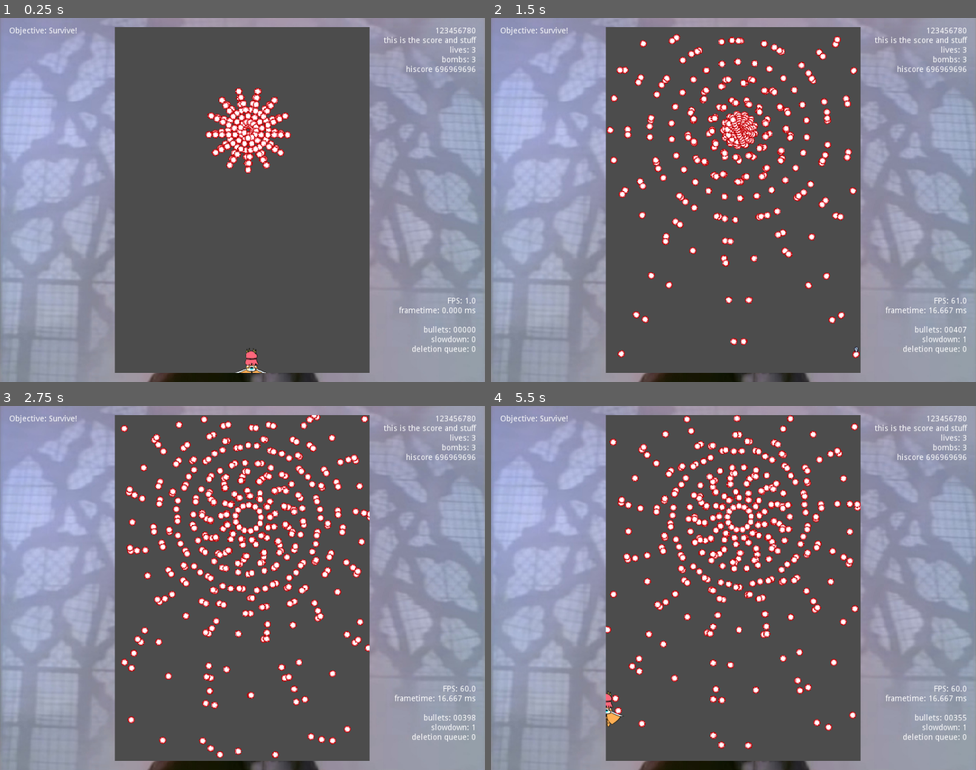
Above: before the commit, frames 1-4 (two rows, left to right).
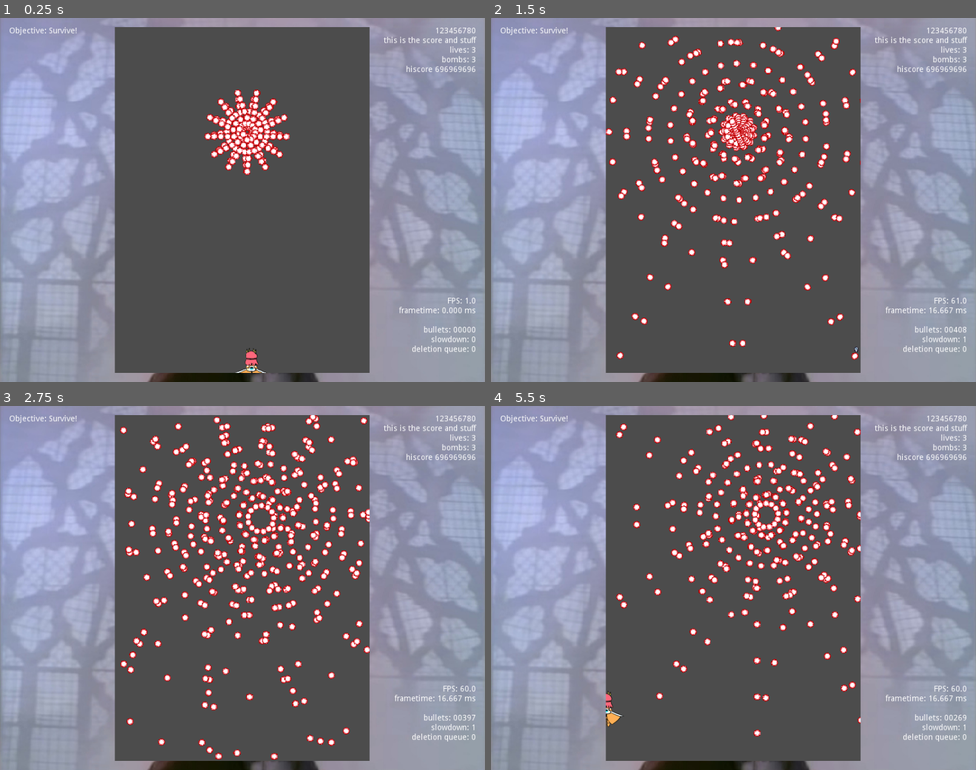
Above: after the commit, the same moments.

Repository: lapspider45/KumoCollab
Game: Godot game, scene res://game/Main.tscn
Same seed, same stepped clock (60 frames per second), same inputs: the game is played once before the commit and once after it. The engine's default icon, where the game draws it, is replaced by a stand-in: a white triangle on a blue panel in a dark square.
Inputs:
- Up to frame 1 (0.25 s): no input
- Up to frame 2 (1.5 s): tap Enter at 0.5 s; hold Right (right) 0.53-1.28 s; hold X (bomb) 0.53-1.28 s; hold Down (down) from 1.28 s (still down); tap Z (shoot) at 1.35 s
- Up to frame 3 (2.75 s): release Down (down) at 2.03 s; hold Right (right) from 2.03 s (still down); hold Shift (slow) from 2.03 s (still down)
- Up to frame 4 (5.5 s): release Right (right) at 2.78 s; release Shift (slow) at 2.78 s; hold Up (up) 2.78-3.53 s; tap X (bomb) at 2.85 s; hold Z (shoot) 3.53-4.28 s; hold Left (left) 3.53-5.03 s; tap Shift (slow) at 4.35 s; hold Down (down) from 5.03 s (still down); hold X (bomb) from 5.03 s (still down)

The runs differ from the first frame. In frame 1, 2.0% of the frame differs, in the area x 42-60%, y 19-44%; in frame 2, 5.8%; in frame 3, 10%; in frame 4, 10%, in the area x 23-98%, y 2-95%.

Commit message:
move Pattern.tscn into game/patterns/

Diff:
--- a/game/Pattern.tscn
+++ b/game/patterns/Pattern.tscn
@@ -1,6 +1,6 @@
 [gd_scene load_steps=2 format=2]
 
-[ext_resource path="res://game/Pattern.gd" type="Script" id=1]
+[ext_resource path="res://game/patterns/Pattern.gd" type="Script" id=1]
 
 [node name="Pattern" type="Node2D"]
 script = ExtResource( 1 )
--- a/game/patterns/lana/Easy1.tscn
+++ b/game/patterns/lana/Easy1.tscn
@@ -1,6 +1,6 @@
 [gd_scene load_steps=11 format=2]
 
-[ext_resource path="res://game/Pattern.tscn" type="PackedScene" id=1]
+[ext_resource path="res://game/patterns/Pattern.tscn" type="PackedScene" id=1]
 [ext_resource path="res://game/spawner/BulletSpawner.gd" type="Script" id=2]
 [ext_resource path="res://game/patterns/lana/BulletSpawnerLanaPattern.gd" type="Script" id=3]
 [ext_resource path="res://utils/TickedAnimationPlayer.gd" type="Script" id=4]
--- a/game/patterns/lana/Hard1.tscn
+++ b/game/patterns/lana/Hard1.tscn
@@ -1,6 +1,6 @@
 [gd_scene load_steps=9 format=2]
 
-[ext_resource path="res://game/Pattern.tscn" type="PackedScene" id=1]
+[ext_resource path="res://game/patterns/Pattern.tscn" type="PackedScene" id=1]
 [ext_resource path="res://game/spawner/BulletSpawner.gd" type="Script" id=2]
 [ext_resource path="res://game/patterns/lana/BulletSpawnerLanaPattern.gd" type="Script" id=3]
 [ext_resource path="res://utils/TickedAnimationPlayer.gd" type="Script" id=4]
--- a/game/patterns/lana/Medium1.tscn
+++ b/game/patterns/lana/Medium1.tscn
@@ -1,6 +1,6 @@
 [gd_scene load_steps=11 format=2]
 
-[ext_resource path="res://game/Pattern.tscn" type="PackedScene" id=1]
+[ext_resource path="res://game/patterns/Pattern.tscn" type="PackedScene" id=1]
 [ext_resource path="res://game/spawner/BulletSpawner.gd" type="Script" id=2]
 [ext_resource path="res://game/patterns/lana/BulletSpawnerLanaPattern.gd" type="Script" id=3]
 [ext_resource path="res://utils/TickedAnimationPlayer.gd" type="Script" id=4]
--- a/game/patterns/test/Easy.tscn
+++ b/game/patterns/test/Easy.tscn
@@ -5,7 +5,7 @@
 [ext_resource path="res://utils/TickedAnimationPlayer.gd" type="Script" id=3]
 [ext_resource path="res://game/patterns/test/TestPattern.gd" type="Script" id=4]
 [ext_resource path="res://icon.png" type="Texture" id=5]
-[ext_resource path="res://game/Pattern.tscn" type="PackedScene" id=6]
+[ext_resource path="res://game/patterns/Pattern.tscn" type="PackedScene" id=6]
 
 [sub_resource type="Animation" id=1]
 length = 0.001
--- a/game/patterns/test/Hard.tscn
+++ b/game/patterns/test/Hard.tscn
@@ -1,6 +1,6 @@
 [gd_scene load_steps=11 format=2]
 
-[ext_resource path="res://game/Pattern.tscn" type="PackedScene" id=1]
+[ext_resource path="res://game/patterns/Pattern.tscn" type="PackedScene" id=1]
 [ext_resource path="res://game/spawner/BulletSpawner.tscn" type="PackedScene" id=2]
 [ext_resource path="res://game/spawner/BulletSpawner.gd" type="Script" id=3]
 [ext_resource path="res://utils/TickedAnimationPlayer.gd" type="Script" id=4]
--- a/game/patterns/test/Medium.tscn
+++ b/game/patterns/test/Medium.tscn
@@ -1,6 +1,6 @@
 [gd_scene load_steps=11 format=2]
 
-[ext_resource path="res://game/Pattern.tscn" type="PackedScene" id=1]
+[ext_resource path="res://game/patterns/Pattern.tscn" type="PackedScene" id=1]
 [ext_resource path="res://game/spawner/BulletSpawner.tscn" type="PackedScene" id=2]
 [ext_resource path="res://game/spawner/BulletSpawner.gd" type="Script" id=3]
 [ext_resource path="res://utils/TickedAnimationPlayer.gd" type="Script" id=4]
--- a/game/patterns/test/PolygonPattern.tscn
+++ b/game/patterns/test/PolygonPattern.tscn
@@ -1,6 +1,6 @@
-[gd_scene load_steps=7 format=2]
+[gd_scene load_steps=9 format=2]
 
-[ext_resource path="res://game/Pattern.tscn" type="PackedScene" id=1]
+[ext_resource path="res://game/patterns/Pattern.tscn" type="PackedScene" id=1]
 [ext_resource path="res://game/patterns/test/PolygonPattern.gd" type="Script" id=2]
 [ext_resource path="res://game/spawner/BulletSpawner.tscn" type="PackedScene" id=3]
 [ext_resource path="res://game/spawner/PolygonSpawner.gd" type="Script" id=4]
@@ -26,6 +26,38 @@
 } ]
 }
 
+[sub_resource type="Animation" id=2]
+length = 0.001
+tracks/0/type = "value"
+tracks/0/path = NodePath("BulletSpawner:position")
+tracks/0/interp = 1
+tracks/0/loop_wrap = true
+tracks/0/imported = false
+tracks/0/enabled = true
+tracks/0/keys = {
+"times": PoolRealArray( 0 ),
+"transitions": PoolRealArray( 1 ),
+"update": 0,
+"values": [ Vector2( 234, 181 ) ]
+}
+
+[sub_resource type="Animation" id=3]
+resource_name = "default"
+length = 15.0
+loop = true
+tracks/0/type = "value"
+tracks/0/path = NodePath("BulletSpawner:position")
+tracks/0/interp = 1
+tracks/0/loop_wrap = true
+tracks/0/imported = false
+tracks/0/enabled = true
+tracks/0/keys = {
+"times": PoolRealArray( 0, 1.4, 4, 6.3, 8.2 ),
+"transitions": PoolRealArray( 1, 1, 1, 1, 1 ),
+"update": 0,
+"values": [ Vector2( 232, 184 ), Vector2( 232, 184 ), Vector2( 321, 177 ), Vector2( 223, 175 ), Vector2( 125, 173 ) ]
+}
+
 [node name="PolygonPattern" instance=ExtResource( 1 )]
 script = ExtResource( 2 )
 
@@ -43,3 +75,8 @@
 root_node = NodePath("../..")
 anims/shoot = SubResource( 1 )
 script = ExtResource( 5 )
+
+[node name="AnimationPlayer" type="AnimationPlayer" parent="." index="1"]
+autoplay = "default"
+anims/RESET = SubResource( 2 )
+anims/default = SubResource( 3 )
--- a/project.godot
+++ b/project.godot
@@ -29,10 +29,10 @@
 "language": "GDScript",
 "path": "res://game/bullets/LanaBombSprite.gd"
 }, {
-"base": "Node2D",
+"base": "Reference",
 "class": "Pattern",
 "language": "GDScript",
-"path": "res://game/Pattern.gd"
+"path": "res://game/patterns/Pattern.gd"
 }, {
 "base": "Sprite",
 "class": "SimpleBullet",
Renamed: game/Pattern.gd -> game/patterns/Pattern.gd
